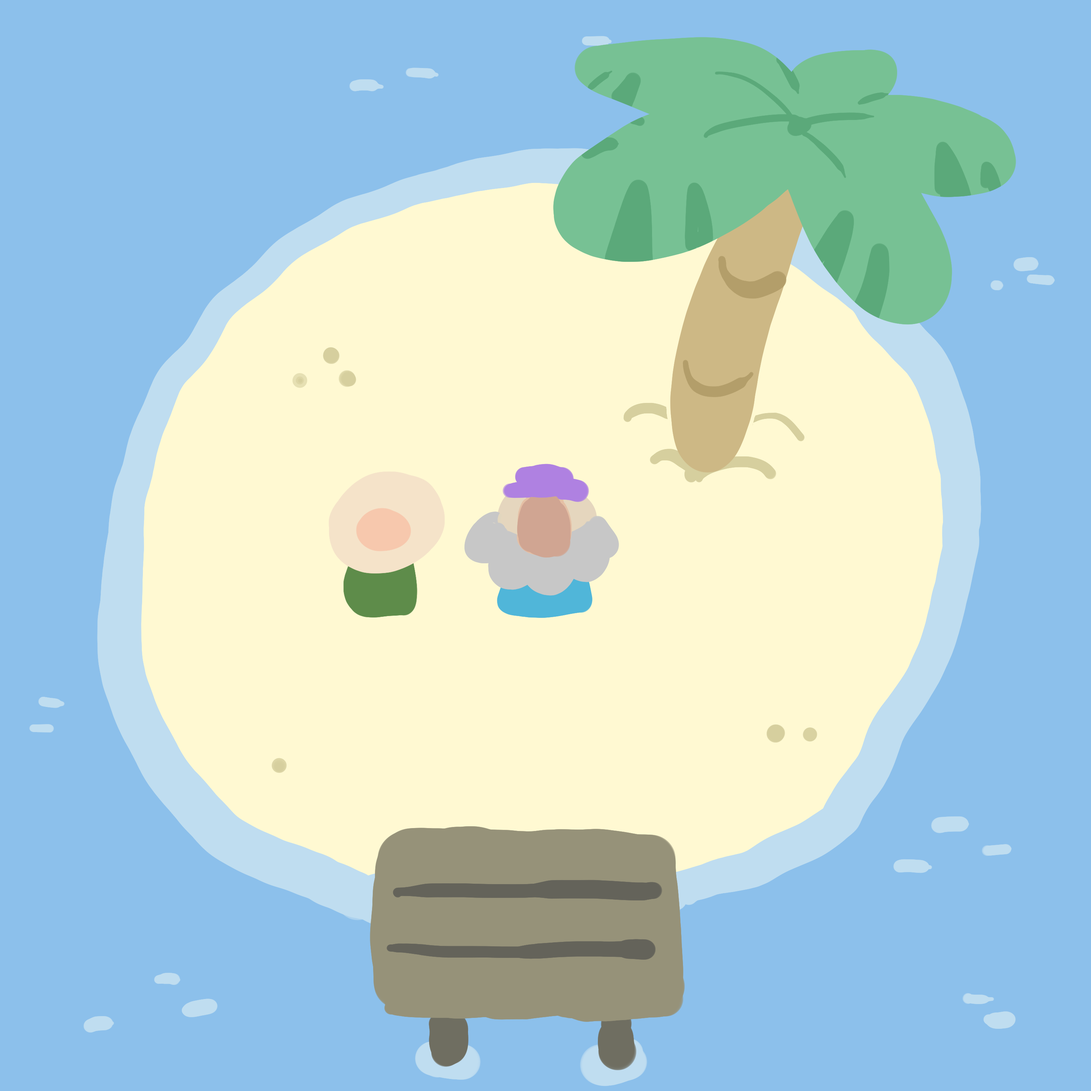
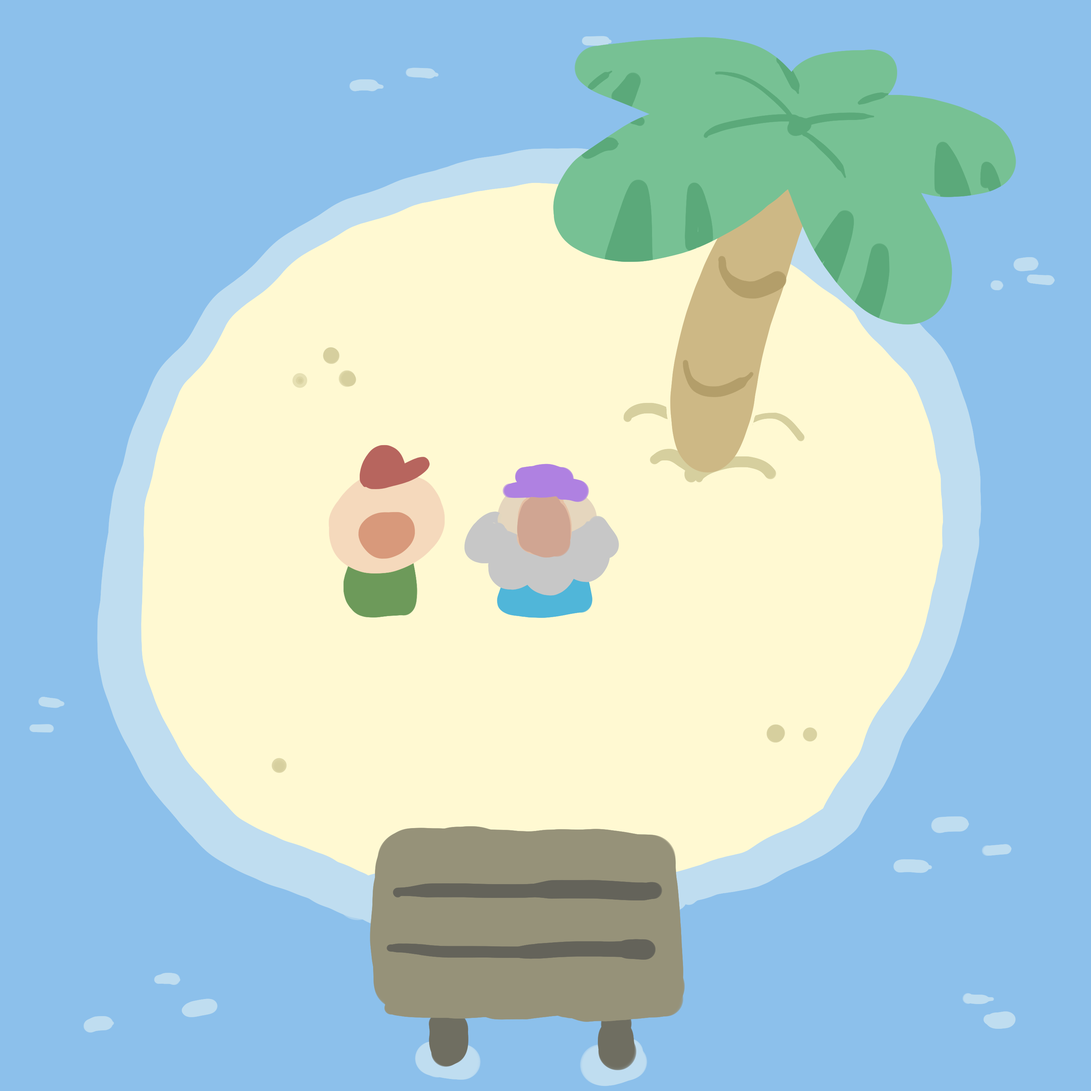
Layered file, before and after one edit (w=1091, h=1091). Changes by layer:
painted on "Char 1" over (x1=328, y1=444, x2=445, y2=618)
painted on "Char 2" over (x1=429, y1=462, x2=445, y2=552)
painted on "sand detail" over (x1=328, y1=444, x2=445, y2=618)
painted on "Water detail" over (x1=328, y1=444, x2=445, y2=618)
painted on "WAter" over (x1=328, y1=444, x2=445, y2=618)
